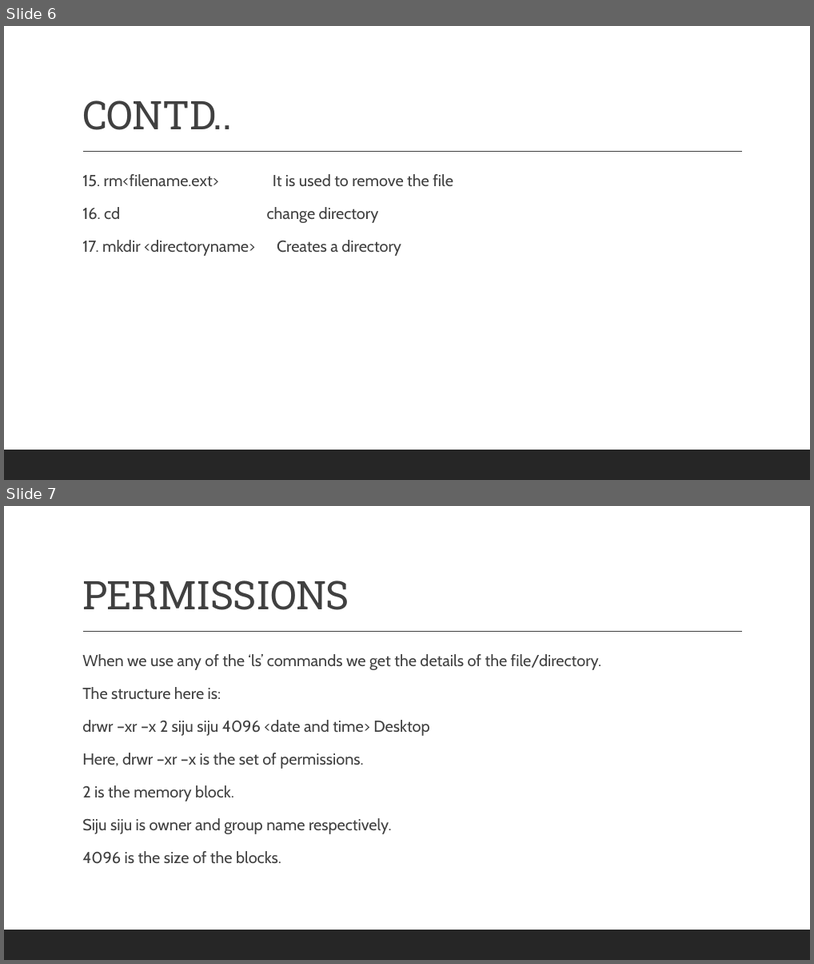
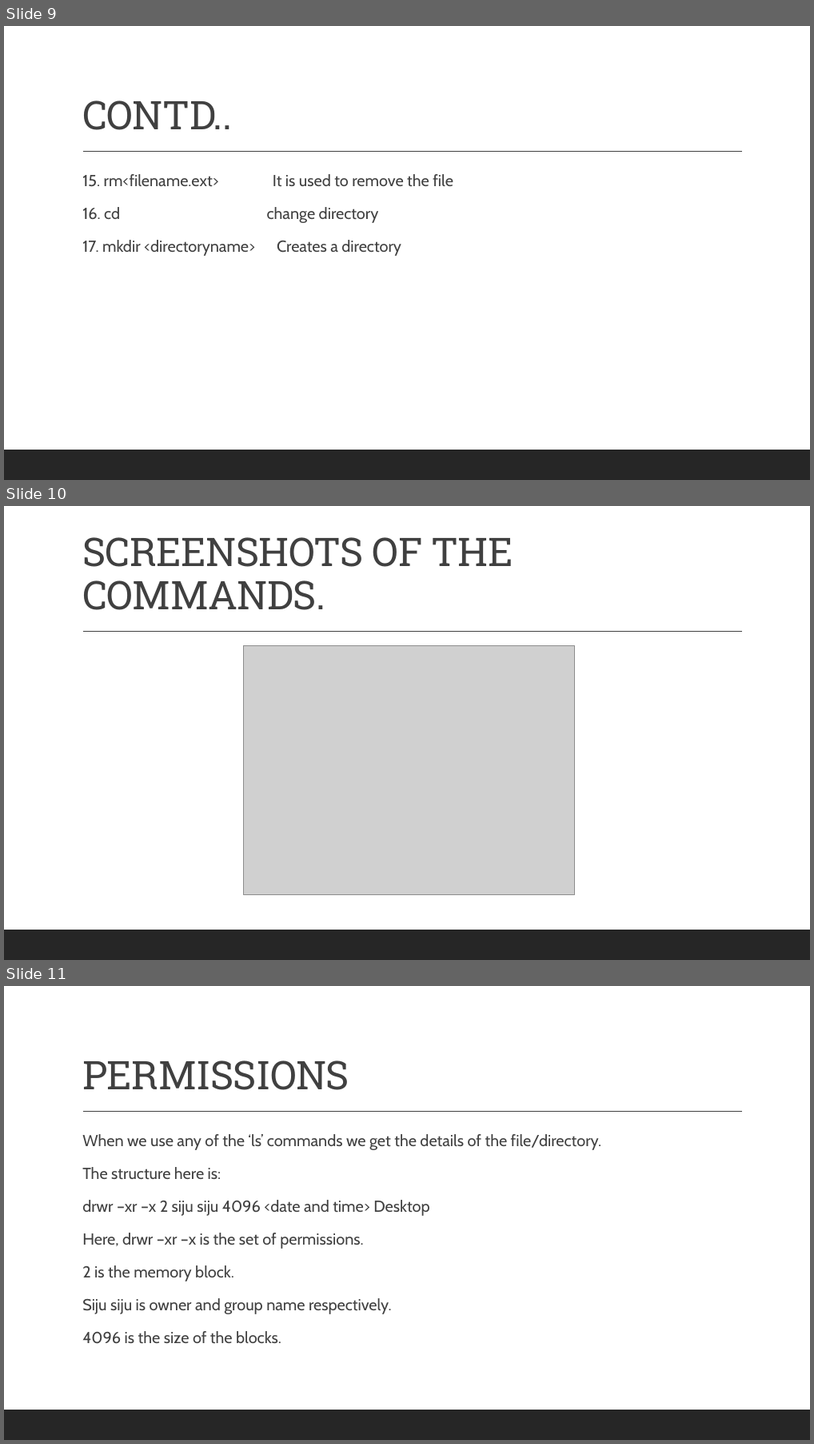
Before and after one commit to Sijumary/DevOps, a slide deck: Task1/ubuntu.pptx. Shown one above the other, each under a label of ours: slides 6 and 7 before the commit, slides 9, 10 and 11 after it. The pictures are 814x964 and 814x1444 pixels, drawn with LibreOffice and Linux fonts; fonts in the diff are those of the drawing; grey boxes stand for pictures. Boxes give left, top, right and bottom in pixels: in the first picture for what was removed or moved away, otherwise in the second. Text is boxed around its words. In the diff, an @@ line names an element or a change of style, - is before the commit and + after.

```diff
--- a/Task1/ubuntu.pptx
+++ b/Task1/ubuntu.pptx
@@ slide 10 added at (4, 506, 810, 960), background #FFFFFF; not listed: 2 template elements that a slide beside it also shows @@
@@ title added at (82, 537, 514, 610), 47 pt, text #404040 @@
+SCREENSHOTS OF THE COMMANDS.
@@ picture added at (243, 646, 575, 894) @@
@@ what was slide 6 is now slide 9 @@
@@ what was slide 7 is now slide 11 @@
```
Also in this commit, not shown: 12 other slides added.
